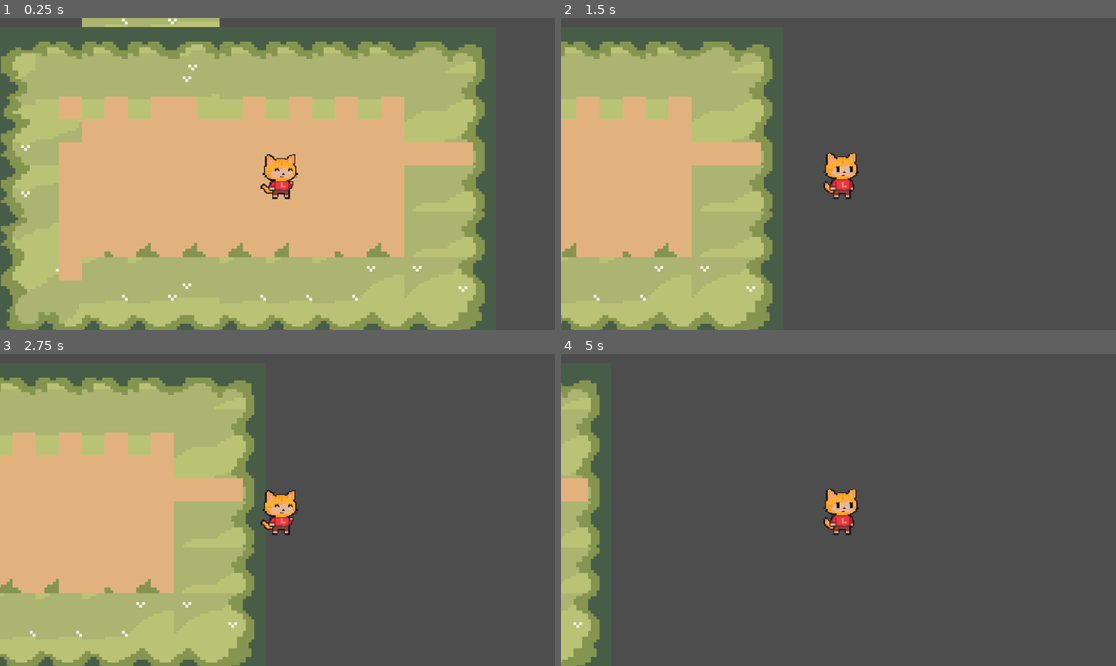
Above: before the commit, frames 1-4 (two rows, left to right).
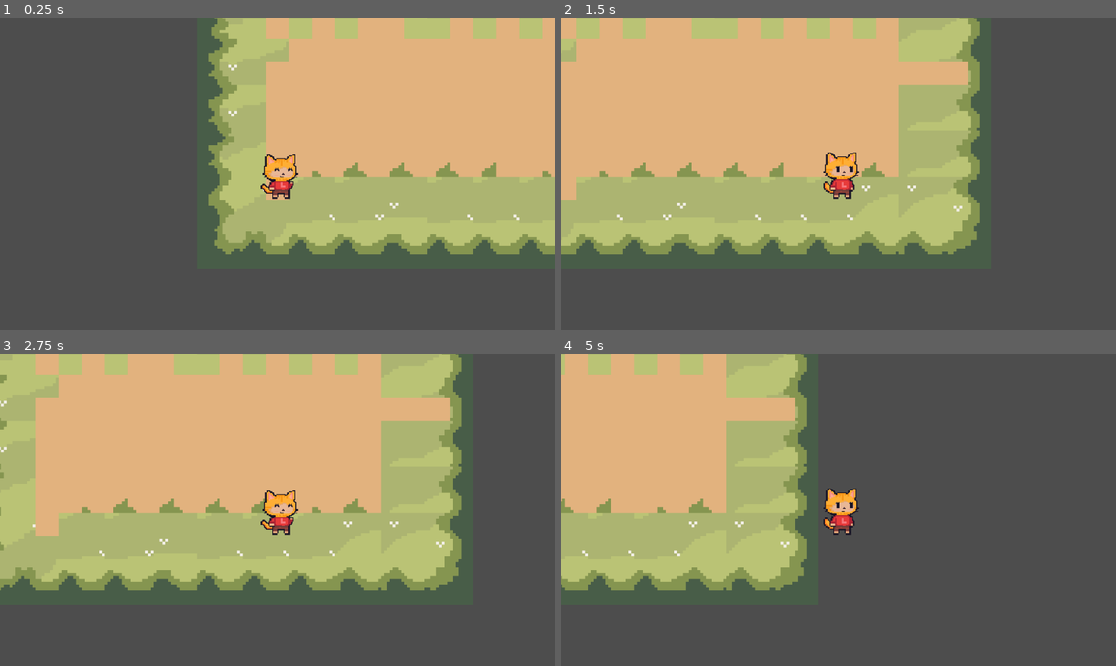
Above: after the commit, the same moments.

Repository: Tsukiyomiii-ux/Skoalars_GameDevCS
Game: Godot game, scene res://Assets/Scene/game.tscn
Same seed, same stepped clock (60 frames per second), same inputs: the game is played once before the commit and once after it.
Inputs:
- Up to frame 1 (0.25 s): no input
- Up to frame 2 (1.5 s): tap Enter (ui_accept) at 0.5, 0.77 s; hold Right (ui_right) from 0.53 s (still down)
- Up to frame 3 (2.75 s): tap Enter (ui_accept) at 1.52 s; release Right (ui_right) at 2.03 s; hold Left (ui_left) from 2.03 s (still down)
- Up to frame 4 (5 s): release Left (ui_left) at 2.78 s; hold Right (ui_right) 2.78-4.28 s; tap Enter (ui_accept) at 3.02, 3.77, 4.52 s; hold Left (ui_left) from 4.28 s (still down)

The runs differ from the first frame. In frame 1, 81% of the frame differs, in the area x 0-100%, y 0-100%; in frame 2, 55%; in frame 3, 62%; in frame 4, 33%.

Commit message:
Update game.tscn

Diff:
--- a/Assets/Scene/game.tscn
+++ b/Assets/Scene/game.tscn
@@ -70,7 +70,7 @@
 [node name="Game" type="Node2D" unique_id=1882486537]
 
 [node name="Lore" parent="." unique_id=1659510779 instance=ExtResource("1_5oy4s")]
-position = Vector2(28, 11)
+position = Vector2(-44, 39)
 script = ExtResource("2_7i6p2")
 
 [node name="StaticBody2D" type="StaticBody2D" parent="." unique_id=383641506]
